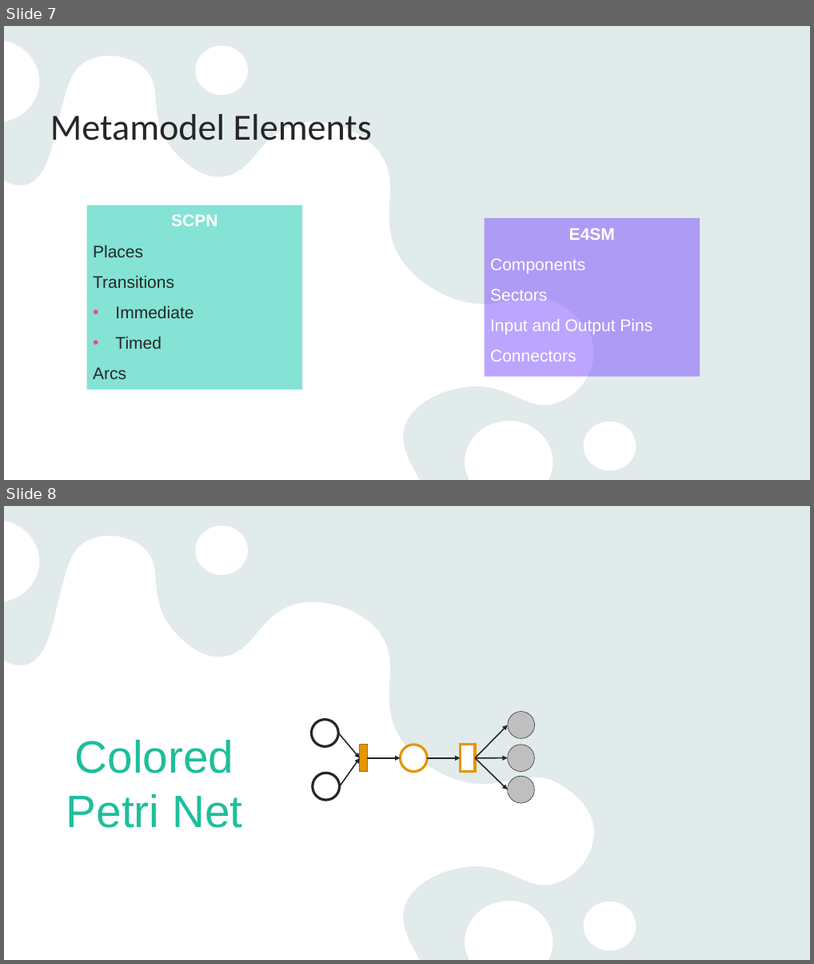
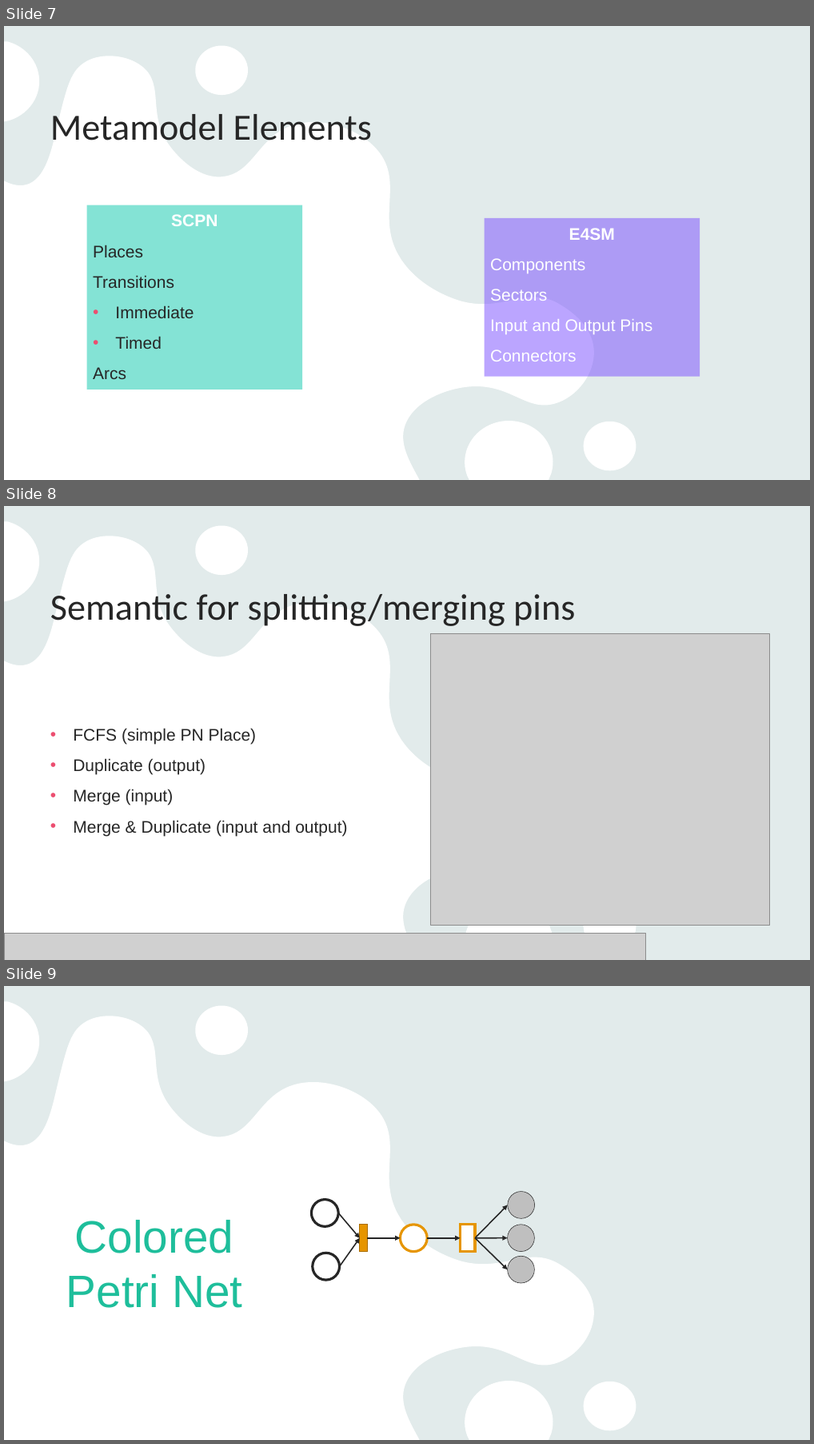
Before and after one commit to tuiSSE/e4sm-editor, a slide deck: plugins/e4sm.de.metamodel.to.scpn.qvto/docs/Transformation Definition.pptx. Shown one above the other, each under a label of ours: slides 7 and 8 before the commit, slides 7, 8 and 9 after it. The pictures are 814x964 and 814x1444 pixels, drawn with LibreOffice and Linux fonts; fonts in the diff are those of the drawing; grey boxes stand for pictures. Boxes give left, top, right and bottom in pixels: in the first picture for what was removed or moved away, otherwise in the second. Text is boxed around its words. In the diff, an @@ line names an element or a change of style, - is before the commit and + after.

```diff
--- a/plugins/e4sm.de.metamodel.to.scpn.qvto/docs/Transformation Definition.pptx
+++ b/plugins/e4sm.de.metamodel.to.scpn.qvto/docs/Transformation Definition.pptx
@@ slide 8 added at box(4, 506, 810, 960), background #E9F3F3; not listed: 2 template elements that a slide beside it also shows @@
@@ title added at box(50, 594, 575, 626), 44 pt, text #262626 @@
+Semantic for splitting/merging pins
@@ picture added at box(431, 633, 770, 924) @@
@@ text added at box(73, 728, 347, 836), 20 pt, text #262626 @@
+• FCFS (simple PN Place)
+• Duplicate (output)
+• Merge (input)
+• Merge & Duplicate (input and output)
@@ picture added at box(4, 932, 646, 960) @@
@@ what was slide 8 is now slide 9 @@
```
Also in this commit, not shown: 6 slides changed, 7 other slides added, 3 other files.
